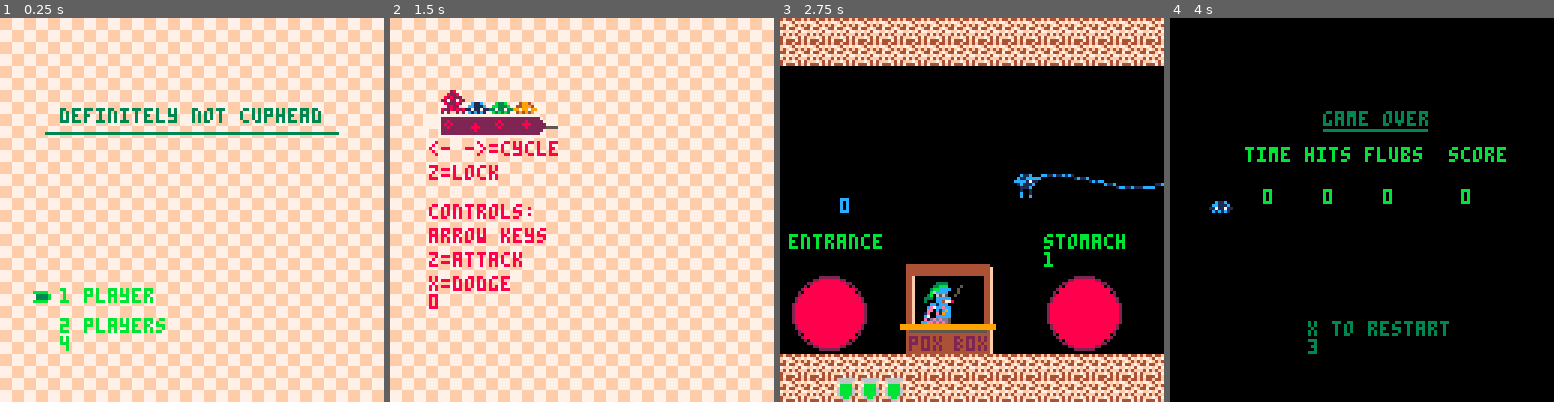
Above: before the commit, frames 1-4 (left to right).
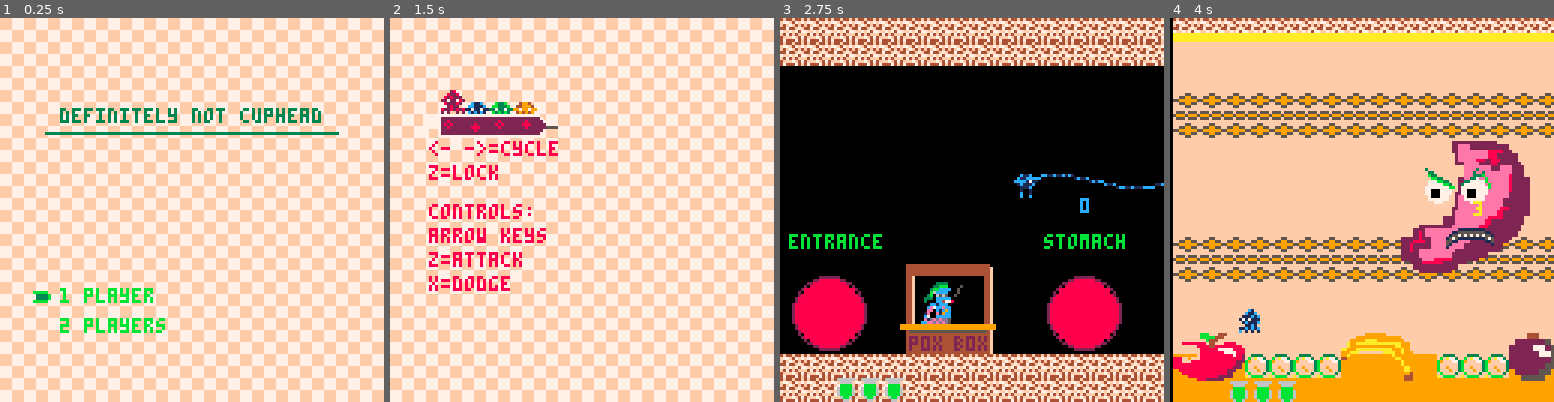
Above: after the commit, the same moments.

Repository: Von-dy/Game_Design_Final_Project
Game: PICO-8 cartridge current_build.p8
The game is run twice, just before and just after one commit, with the same random seed, the same clock (stepped at 60 frames per second) and the same inputs.
Inputs:
- Up to frame 1 (0.25 s): no input
- Up to frame 2 (1.5 s): tap X (X key) at 0.33, 1.07 s; tap O (Z key) at 0.7 s
- Up to frame 3 (2.75 s): hold Right 1.6-2.1 s; tap O (Z key) at 1.7, 2.1, 2.5 s; tap X (X key) at 1.85 s; hold Up 2.15-2.42 s; hold Right from 2.47 s (still down)
- Up to frame 4 (4 s): tap O (Z key) at 2.9, 3.3, 3.7 s; tap X (X key) at 2.97 s; release Right at 3.03 s; hold Left 3.08-3.58 s; hold Down 3.63-3.97 s

The runs differ from the first frame. In frame 1, less than 0.1% of the frame differs, in the area x 15-18%, y 82-87%; in frame 2, less than 0.1%; in frame 3, 0.2%; in frame 4, 99%, in the area x 0-100%, y 0-100%.

Commit message:
Changed boss logic functions via attacks table

Diff:
--- a/current_build.p8
+++ b/current_build.p8
@@ -9,6 +9,17 @@
    mset(i,j,mget(i+x,j+y))
   end
  end
+end
+
+function make_attack(fun,t1,t2,t3,t4)
+	local a={
+		fun=fun,
+	 t1=t1,
+	 t2=t2,
+	 t3=t3,
+	 t4=t4
+	}
+	add(boss.attacks,a)
 end
 
 function _init()
@@ -41,7 +52,8 @@
  game.state=1
  if game.prev_boss then game.prev_boss=boss.id else game.prev_boss=0 end
  if #game.b_remaining!=0 then
-  game.next_boss=game.b_remaining[flr(rnd(#game.b_remaining))+1]
+  game.next_boss=2
+  --game.b_remaining[flr(rnd(#game.b_remaining))+1]
   del(game.b_remaining, game.next_boss)
  else
   next_boss=4 --if all bosses done, run next_boss
@@ -58,6 +70,8 @@
   y=y,
   id=id,
   hboxes={},
+  attacks={},
+  bullets={},
   hitcooldown=0
  }
  return boss
@@ -89,21 +102,30 @@
 function heart_boss()
  boss=generic_boss(256,0,1,100,60,1)
  boss.ct=time()
- boss.bullets={}
  boss.av={}
  boss.valves={}
  for i=1,4 do
   v=make_valve(i)
   add(boss.valves,v)
  end
+ make_attack(clot_attack,10,0,5,0)
+ make_attack(vb,10,7,10,8)
+ make_attack(valve_burst,10,0,10,0)
+ make_attack(mini_heart,999,0,6,0)
 end
 
 function stomach()
- boss=generic_boss(384,0,1,100,60,2)
- boss.hit=0
+ boss=generic_boss(384,0,9,100,60,2)
  boss.ct=time()
- boss.bullets={}
  boss.enzymes={}
+ boss.hurtboxes={}
+ for p in all(players) do
+  p.x=10
+  p.y=90
+ end
+ make_attack(wave,10,0,10,0)
+ make_attack(spawn_food,8,0,4,0)
+ make_attack(spawn_enzyme,11,0,11,0)
 end
 
 function lungs()
@@ -116,7 +138,12 @@
  add(boss.hboxes,rhb)
  add(boss.hboxes,mhb)
  lby=128
-end
+ make_attack(change_direction,10,0,10,0)
+ make_attack(spawn_debris,3,0,2,0)
+ make_attack(safespace,999,0,10,6)
+ make_attack(hurt_space,999,0,10,0)
+end
+
 --makes the valves for the heart boss
 function make_valve(n)
  lx,ly=86,28
@@ -149,65 +176,23 @@
 end
 
 function stomach_logic(s)
- timer=time()-boss.ct
- t=players[1]
- if boss.hit<=3 then s=0 end
- if boss.hit>3 and boss.hit<7 then s=1 end
- if boss.hit>=7 and boss.hit<9 then s=2 end
- if boss.hit==9 then
+ if boss.hp<10 then s=0 end
+ if boss.hp>=5 then s=1 end
+ if boss.hp<5 then s=2 end
+
+ if boss.hp==0 then
   --kill boss
  end
-  --first phase
- if s==0 then
-  --spawn wave every six seconds
-  if timer%10==0 then
-   wave()
-  end
-  if timer%8==0 then
-   spawn_food(t)
-  end
-  if timer%11==0 then
-   local i=flr(rnd(3))+1
-   spawn_enzyme(i)
-  end
- end
- --second phase
- if s==1 then
-  if timer%10==0 then
-   wave()
-  end
-  if timer%4==0 then
-   spawn_food(t)
-  end
-  if timer%11==0 then
-   local i=flr(rnd(3))+1
-   spawn_enzyme(i)
-  end
- end
- --final phase
- if s==2 then
-  if timer%10==0 then
-    wave()
-  end
-  if timer%4==0 then
-   spawn_food(t)
-  end
-  if timer%11==0 then
-   local i=flr(rnd(2))
-   if i==0 then i=3 end
-   spawn_enzyme(i)
-  end
- end
-
- move_bullets()
+
  for e in all(boss.enzymes) do
   move_enzyme(e)
  end
- for w in all(boss.hboxes) do
+
+ for w in all(boss.hurtboxes) do
   if w.h<=0 then del(boss.hboxes,w)
   elseif time()-w.spawn_time<2 then w.h=2
-  elseif time()-w.spawn_time<5 then w.h+=.2
-  elseif time()-w.spawn_time>5 then w.h-=.2
+  elseif time()-w.spawn_time<5 then w.h+=.2 w.y-=.2
+  elseif time()-w.spawn_time>5 then w.h-=.2 w.y+=.2
   end
  end
  boss.state=s
@@ -218,130 +203,58 @@
 
 --determining what the heart boss does based on state
 function hb_logic(s)
- timer=time()-boss.ct
- t=players[1]
 
  --if all valves destroyed
  if #boss.valves==0 then
-  --death animation of boss
-  --change game state
-  --go to stomach boss
   init_overworld() --added for overworld
  end
-
- if t.x<=60 then side=0 else side=1 end
 
  --check valve hp
  for v in all(boss.valves) do
+  if v.hp<10 then s=1 end
   if v.hp<=0 then del(boss.valves,v) end
  end
 
- --if state 0 do nothing until attacked
- if s==0 then
-  for v in all(boss.valves) do
-   if v.hp<10 then s=1 boss.ct=time() end
-  end
- end
-
- --if state 1 do clot attacks and valve bursts
- if s==1 then
-  --every 5 seconds do a clot attack
-  if timer%5==0 then
-   clot_attack(side)
-  end
-  --every 8 seconds find what valve will burst
-  if timer%10==8 then
-   boss.av=vb()
-  end
-  --every 10 seconds start a new valve burst volley
-  if timer%10==0 and boss.av then
-   valve_burst(boss.av)
-  end
-
-  if #boss.valves<=2 then s=2 end
- end
-
- --if in state 2 then do flood attack and streams
- if s==2 then
-  --determine what valve will burst every 4 seconds
-  if timer%5==4 then
-   boss.av=vb()
-  end
-  --valve burst every 5 seconds
-  if timer%5==0 and boss.av then
-   valve_burst(boss.av)
-  end
-  --every 5 seconds do a clot attack
-  if timer%5==0 then
-   clot_attack(side)
-  end
-  --every 10 seconds change where flood is coming from
-  if timer%6==0 then
-   mini_heart()
-  end
- end
- --move whatever bullets have been shot
- move_bullets()
- --update boss state
- if boss.id==1 then
-  boss.state=s
- end
+ if #boss.valves<3 then s=2 end
+
+ boss.state=s
 end
 
 --lungs logic
 function lungs_logic(s)
- timer=time()-boss.ct
- t=players[1]
- if boss.hp==100 then
-  s=0
- end
- if boss.hp<100 and boss.hp>66 then
-  s=1
-  if timer%10==0 then
-   local d=flr(rnd(4))
-   while d==boss.d do
-    d=flr(rnd(4))
-   end
-   boss.d=d
-  end
- end
- if boss.hp<=66 and boss.hp>33 then
-  s=2
-  if timer%8==0 then
-   local d=flr(rnd(4))
-   while d==boss.d do
-    d=flr(rnd(4))
-   end
-   boss.d=d
-  end
-  if timer%10==6 then
-   boss.safe_space=safespace()
-  end
-  if timer%10==0 then
-   if boss.safe_space then
-    ss=boss.safe_space
-    for p in all(players) do
-     if (p.x<ss.x1 or p.x+p.w>ss.x2 or p.y<ss.y1 or p.y>ss.y2) then
-      p.hp-=1
-      p.hitcooldown=100
-     end
-    end
-    boss.safe_space={}
-   end
-  end
- end
-
- if boss.hp>0 then
-  if timer%2==0 then
-  	spawn_debris()
-  end
- end
+ if boss.hp==100 then s=0 end
+
+ if boss.hp<100 then s=1 end
+
+ if boss.hp<=66 then s=2 end
+
  for b in all(boss.bullets) do
   b.d=boss.d
  end
- move_bullets()
+
  blow(boss.d)
  boss.state=s
+end
+
+function hurt_space()
+ if boss.safe_space then
+  local ss=boss.safe_space
+  for p in all(players) do
+   if (p.x<ss.x1 or p.x+p.w>ss.x2 or p.y<ss.y1 or p.y>ss.y2) then
+     p.hp-=1
+     p.hitcooldown=100
+   end
+  end
+  del(boss,safe_space)
+ end
+end
+
+function change_direction()
+ local direction=flr(rnd(4))
+ while direction==boss.d do
+  direction=flr(rnd(4))
+ end
+ boss.d=direction
 end
 
 function safespace()
@@ -357,7 +270,7 @@
   safe_space=make_ss(106,118,68,80)
  end
  --safe_space={x1=x1,x2=x2,y1=y1,y2=y2}
- return safe_space
+ boss.safe_space=safe_space
 end
 
 function make_ss(x1,x2,y1,y2)
@@ -399,10 +312,11 @@
  if side==1 then x=96 end
  local w=makehitbox(x,y,8,1)
  w.spawn_time=time()
- add(boss.hboxes,w)
-end
-
-function spawn_food(t)
+ add(boss.hurtboxes,w)
+end
+
+function spawn_food()
+ local t=players[1]
  local sprite=195
  if flr(rnd(2))==1 then sprite=196 end
  local b=make_bullet(boss,13,sprite)
@@ -419,19 +333,24 @@
  return atan2(dx,dy)
 end
 
-function spawn_enzyme(i)
- sp=199
+function spawn_enzyme()
+ local i=flr(rnd(3))+1
+ if boss.state==2 then
+  i=flr(rnd(2))
+  if i==0 then i=3 end
+ end
+ local sp=199
  if i==2 then sp=201 end
  if i==3 then sp=200 end
  e={
- x=120,
- y=8,
- id=i,
- spd=1,
- sprite=sp,
- hbox=makehitbox(120,0,7,7),
- state=0,
- spawn=time(),
+	 x=120,
+	 y=8,
+	 id=i,
+	 spd=1,
+	 sprite=sp,
+	 hbox=makehitbox(120,0,7,7),
+	 state=0,
+	 spawn=time(),
  }
  add(boss.enzymes,e)
 end
@@ -465,7 +383,7 @@
    hbx=-10
    hby=-10
    if y==112 then
-    if x>104 then boss.hit+=1 end
+    if x>104 then boss.hp-=1 end
     del(boss.enzymes,e)
    end
   end
@@ -488,7 +406,7 @@
    hbx=-10
    hby=-10
    if y==112 then
-    if x>48 and x<88 then boss.hit+=1 end
+    if x>48 and x<88 then boss.hp-=1 end
     del(boss.enzymes,e)
    end
   end
@@ -505,17 +423,12 @@
    hbx=-10
    hby=-10
    if y==112 then
-    if x<24 then boss.hit+=1 end
+    if x<24 then boss.hp-=1 end
     del(boss.enzymes,e)
    end
   end
   if state~=5 then
    if (time()-e.spawn)%3==0 then state+=1 end
-   if (time()-e.spawn)%8+1==0 then
-    for i=0,1 do
-     add(boss.bullets,make_bullet(e,i,48))
-    end
-   end
   end
  end
  --update vals
@@ -524,8 +437,9 @@
 end
 
 --rain clots of blood on one side of screen
-function clot_attack(side)
+function clot_attack()
  --generate where bullets will spawn
+ local side=flr(rnd(2))
  for i=0,64,8 do
   tile={x=i,y=8}
   if side==1 then tile.x+=64 end
@@ -546,20 +460,23 @@
  id=ids[selector]
  --find which valve is the active one
  for v in all(boss.valves) do
-  if id==v.id then v.sprite=1 return v end
+  if id==v.id then v.sprite=1 boss.av=v end
  end
 end
 
 --shoot a mini heart across the screen
 function mini_heart()
- local y=flr(rnd(104))+8
- tile={x=128, y=y}
- add(boss.bullets,make_bullet(tile,10,23))
+ for i=0,3 do
+	 local y=flr(rnd(104))+8
+	 tile={x=128, y=y}
+	 add(boss.bullets,make_bullet(tile,10,23))
+ end
 end
 
 --for a valve, shoot a
 --burst of bullets out
-function valve_burst(v)
+function valve_burst()
+ local v=boss.av
  v.sprite=16
  --make 8 bullets, 4 diagonals 4 straight
  for i=0,7 do
@@ -927,11 +844,14 @@
  end
  --stomach interaction
  if id==2 then
-    for enz in all(boss.enzymes) do
-     ehb=enz.hbox
-     if attackcollide(player,ehb) then enz.state=5 end
-    end
-  if fget(mget(player.x/8,player.y/8),4) then player.hp-=1 end
+  for enz in all(boss.enzymes) do
+   ehb=enz.hbox
+   if attackcollide(player,ehb) then enz.state=5 end
+  end
+  if player.hitcooldown==0 and fget(mget(player.x/8,player.y/8),4) then player.hp-=1 player.hitcooldown=60 end
+  for wave in all(boss.hurtboxes) do
+   if player.hitcooldown==0 and hcollide(player.x,player.w,player.y,player.h,wave.x,wave.w,wave.y,wave.h) then player.hp-=1 player.hitcooldown=60 end
+  end
  end
  --lungs interaction
  if id==3 then
@@ -972,6 +892,9 @@
 end
 
 function boss_logic(id)
+ timer=time()-boss.ct+1
+ t=players[1]
+
  s=boss.state
  if boss.id==1 then
   hb_logic(s)
@@ -983,6 +906,22 @@
  if boss.id==3 then
   lungs_logic(s)
  end
+
+ --do attacks
+ for a in all(boss.attacks) do
+  --what boss phase
+  if boss.state==1 then
+   if timer%a.t1==a.t2 then
+    a.fun()
+   end
+  end
+  if boss.state==2 then
+   if timer%a.t3==a.t4 then
+    a.fun()
+   end
+  end
+ end
+ move_bullets()
  --if phase change
  if s~=boss.state then music_player(boss,boss.state) end
  if boss.hitcooldown>0 then
@@ -1134,7 +1073,7 @@
  if game.state==2 or game.state==1 then draw_game() end
  if game.state==3 then draw_gameover() end
  if game.state==4 then draw_mainmenu() end
- print(game.state)
+ --print(game.state)
 end
 
 function draw_mainmenu()
@@ -1339,7 +1278,7 @@
  end
  --stomach boss
  if id==2 then
-  rectfill(0,4,(9-boss.hit)/9*128,6,10)
+  rectfill(0,4,(boss.hp)/9*128,6,10)
  end
  for p in all(players) do
   tempx=10
@@ -1354,7 +1293,7 @@
  if id==3 then
   rectfill(0,4,(boss.hp/100)*128,6,10)
  end
- print(boss.state,20,60)
+ print(#boss.attacks,100,60)
 end
 
 function draw_boss()
@@ -1362,7 +1301,7 @@
  if boss.id==2 then draw_stomach()
   draw_food()
   draw_enzymes()
-  for w in all(boss.hboxes) do
+  for w in all(boss.hurtboxes) do
    rect(w.x,w.y,w.x+w.w,w.y+w.h,4)
   end
  end
